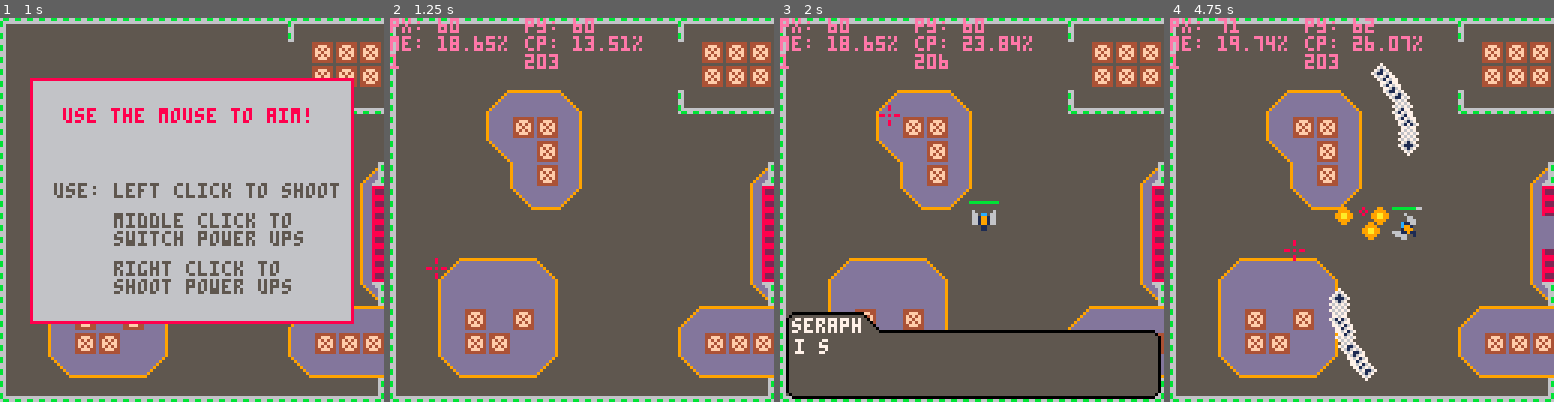
Above: before the commit, frames 1-4 (left to right).
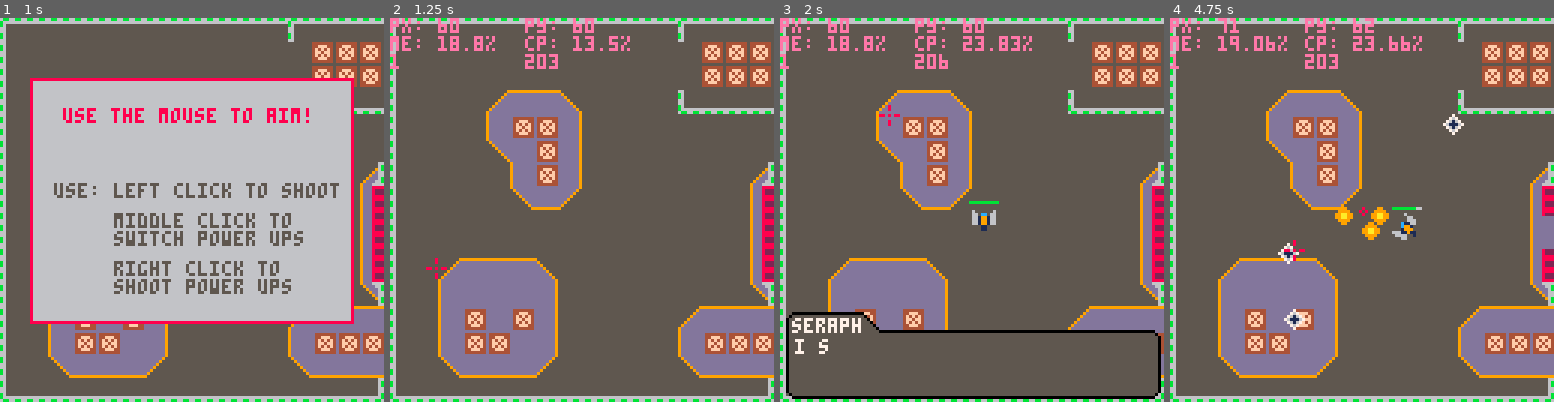
Above: after the commit, the same moments.

Repository: kbrewington/Negation
Game: PICO-8 cartridge negation.p8
The game is run twice, just before and just after one commit, with the same random seed, the same clock (stepped at 60 frames per second) and the same inputs.
Inputs (mouse positions are in pixels of both pictures, inside the frame that each line leads up to):
- Up to frame 1 (1 s): tap X (X key) at 0.33 s; click (280, 121) at 0.67 s; tap O (Z key) at 0.7 s
- Up to frame 2 (1.25 s): tap X (X key) at 1.07 s; click (436, 267) at 1.22 s
- Up to frame 3 (2 s): hold Right from 1.6 s (still down); tap O (Z key) at 1.7 s; click (887, 114) at 1.77 s; tap X (X key) at 1.85 s
- Up to frame 4 (4.75 s): release Right at 2.1 s; tap O (Z key) every 0.4 s from 2.1 to 4.5 s; hold Up 2.15-2.42 s; click (1342, 259) at 2.32 s; hold Right 2.47-3.03 s; click (1404, 106) at 2.87 s; tap X (X key) at 2.97, 4.08 s; hold Left 3.08-3.58 s; click (1465, 256) at 3.42 s; hold Down 3.63-3.97 s; click (1231, 102) at 3.97 s; hold Right 4.02-4.68 s; click (1292, 248) at 4.52 s; hold Up from 4.73 s (still down)

Frame 1 is identical in both runs. In frame 2, 0.2% of the frame differs, in the area x 22-66%, y 4-9%; in frame 3, 0.1%; in frame 4, 2.7%, in the area x 21-77%, y 4-95%.

Commit message:
edited boss 3 and 4

Diff:
--- a/negation.p8
+++ b/negation.p8
@@ -360,7 +360,7 @@
   return e
 end
 
-function bullet(startx, starty, angle, sprite, friendly, shotgun)
+function bullet(startx, starty, angle, sprite, friendly, shotgun, sine)
   local b = {}
   b.x, b.y, b.angle, b.sprite, b.friendly, b.duration = startx, starty, angle, sprite, friendly, 15
   b.shotgun, b.speed, b.acceleration, b.current_step, b.max_anim_steps, b.rocket, b.size = (shotgun or false), 2, 0, 0, 5, false, 8
@@ -370,8 +370,10 @@
   b.move = function()
      if (b.sprite == 48) b.acceleration += 0.5
      if (b.shotgun) b.duration -= 1
+     if (sine) b.speed = .5
+     b.y = b.y - (b.speed+b.acceleration) * cos(b.angle / 360)
+     if (sine) b.x -= sin(time()*5)*5*sin(b.x*.5*3.14); return
      b.x = b.x - (b.speed+b.acceleration) * sin(b.angle / 360)
-     b.y = b.y - (b.speed+b.acceleration) * cos(b.angle / 360)
    end
 
   return b
@@ -379,7 +381,7 @@
 
 function boss(startx, starty, sprite, lvl, hp)
   local b = {}
-  b.x, b.y, b.speed, b.angle, b.level, b.shot_last, b.shot_ang, b.sprite = startx, starty, .01, 0, lvl, nil, 0, sprite
+  b.x, b.y, b.speed, b.angle, b.level, b.shot_last, b.shot_ang, b.sprite, b.idx, b.b_count = startx, starty, .01, 0, lvl, nil, 0, sprite, 2, 0
   b.size, b.bullet_speed, b.fire_rate, b.destroyed_step, b.destroy_anim_length, b.health, b.full_health = 16, 2, 7, 0, 30, (hp or 50), (hp or 50)
   b.destroy_sequence = {135, 136, 135}
   b.circs = {}
@@ -418,15 +420,15 @@
               line((b.x-8*sin(p_ang/360)+8),(b.y-8*cos(p_ang/360)+8),((b.x+8)-(30*sin(p_ang/360))),((b.y+8)-(30*cos(p_ang/360))),10)
               if (distance(player, b) <= 30+8) shoot(b.x, b.y, p_ang, 141, false, true)
             else
-              b.angle = (b.angle+2)%360
+              b.angle = (b.angle+6)%360
+              b.fire_rate = 5
+              b.b_count += 1
               b.x = 60
               b.y = 60
               for i=1,360,180 do
-                shoot(b.x, b.y, i+b.angle, 141, false, true)
-                -- for j=1,120,15 do
-                --   if (b.angle%b.fire_rate == 0) shoot(b.x, b.y, i+j+b.angle, 141, false, true)
-                -- end
+                if (b.b_count%b.fire_rate == 0) shoot(b.x, b.y, i+b.angle+(time()*2), 141, false, true)
               end
+              if (b.b_count%(b.fire_rate+15)==0) for i=0,360,180 do shoot(b.x, b.y, i, 76, false, true, false, true) end
             end
            elseif b.level == 4 then
              if abs(time()*10)%2 == 0 then
@@ -447,6 +449,8 @@
                  end
                end
              end
+             local locs = {0,100,100,0}
+             if (timers["bossstart"]%20 == 0) b.x, b.y = 10+locs[b.idx%#locs+1], 10+locs[(b.idx-1)%#locs+1]; b.idx+=1; timers["bossstart"]=100
            elseif b.level == 6 then
              b.x = b.x + .01*((b.x > 8 and b.x < 112) and sin(p_ang/360) or 0)
              b.y = b.y + .01*((b.y > 8 and b.y < 112) and cos(p_ang/360) or 0)
@@ -462,12 +466,6 @@
                end
              end
              if (timers["bossstart"] == 0) timers["bossstart"] = 13
-             if (b.health/50) == 33/50 then
-               b.health -= 1
-               for i=1,3 do
-                 add(boss_table, boss(b.x+rnd(10), b.y+rnd(10), b.sprite, 6))
-               end
-             end
            elseif b.level == 10 then
              b.x = player.x+50*sin(p_ang/360)
              b.y = player.y+50*cos(p_ang/360)
@@ -959,7 +957,7 @@
 
 
 --================================ functions =================================--
-function shoot(x, y, a, spr, friendly, boss, shotgun)
+function shoot(x, y, a, spr, friendly, boss, shotgun, sine)
   if (boss) sfx(2)
   if friendly then
     local offx, offy = (player.x + 5), (player.y + 5)
@@ -970,7 +968,7 @@
     end
   elseif boss then
     -- if (spr == 2) for i=0xffff,1,2 do add(enemy_bullets, bullet((x-sin(a/360)),(y-cos(a/360)),a,spr,friendly)) end; return
-    add(enemy_bullets, bullet(((x + 5) - 16*sin(a / 360)), ((y + 5) - 16*cos(a / 360)), a, spr, friendly))
+    add(enemy_bullets, bullet(((x + 5) - 16*sin(a / 360)), ((y + 5) - 16*cos(a / 360)), a, spr, friendly, shotgun, sine))
   else
     add(enemy_bullets, bullet((x - 8*sin(a / 360)), (y - 8*cos(a / 360)), a, spr, friendly))
   end
@@ -1443,14 +1441,14 @@
 008668000966659000000000000000000000000000000000000000000000000000000000677771222217777d6555555555555551000036666000000003333333
 088668800095590000000000000000000000000000000000000000000000000000000000677777122177777d6555555555555551000036666000000006666666
 0000000000099000000000000000000000000000000000000000000000000000000000007dddddd11dddddddd11111111111111d00003666d100000006666666
-00000000000000000000000000000000000000000000000000000000000000000000000000000000000000000000000000000000000000000000000000000000
-00000000000000000000000000000000000000000000000000000000000000000000000000000000000000000000000000000000000000000000000000000000
-00000000000000000000000000000000000000000000000000000000000000000000000000000000000000000000000000000000000000000000000000000000
-00000aaaaaa00000000000aaaa000000000000aaa0000000000000aaaa00000000000aaaaaa00000000000000000000000000000000000000000000000000000
-0000a999999a000000000a9999a00000000000a9a000000000000a9999a000000000a999999a0000000000000000000000000000000000000000000000000000
-000a9979a999a0000000a9979a9a0000000000a9a00000000000a999999a0000000a99999999a000000000000000000000000000000000000000000000000000
-000a979aaa99a0000000a979aa9a0000000000a9a00000000000a999999a0000000a99999999a000000000000000000000000000000000000000000000000000
-000a979a9999a0000000a979a99a0000000000a9a00000000000a999999a0000000a99999999a000000000000000000000000000000000000000000000000000
+00000000000000000000000000000000000000000000000000000000000000000000000000000000000000000000000000888800000000000000000000000000
+00000000000000000000000000000000000000000000000000000000000000000000000000000000000000000000000008222280000000000000000000000000
+00000000000000000000000000000000000000000000000000000000000000000000000000000000000000000000000082288228000000000000000000000000
+00000aaaaaa00000000000aaaa000000000000aaa0000000000000aaaa00000000000aaaaaa00000000000000000000082822828000000000000000000000000
+0000a999999a000000000a9999a00000000000a9a000000000000a9999a000000000a999999a0000000000000000000082822828000000000000000000000000
+000a9979a999a0000000a9979a9a0000000000a9a00000000000a999999a0000000a99999999a000000000000000000082288228000000000000000000000000
+000a979aaa99a0000000a979aa9a0000000000a9a00000000000a999999a0000000a99999999a000000000000000000008222280000000000000000000000000
+000a979a9999a0000000a979a99a0000000000a9a00000000000a999999a0000000a99999999a000000000000000000000888800000000000000000000000000
 000a979aaa99a0000000a979aa9a0000000000a9a00000000000a999999a0000000a99999999a000000000000000000000000000000000000000000000000000
 000a99999a99a0000000a9799a9a0000000000a9a00000000000a999999a0000000a99999999a000000000000000000000000000000000000000000000000000
 000a999aaa99a0000000a999aa9a0000000000a9a00000000000a999999a0000000a99999999a000000000000000000000000000000000000000000000000000
@@ -1563,8 +1561,8 @@
 00000000000000000000000000000000000000000000000000000000000000000000000000000000000000000000000000000000000000005c5c5c5c5c5c5c5c00000000000000000000000000000000000000000000000000000000000000000000000000000000000000000000000000000000000000000000000000000000
 0000000000000000000000000000000000000000000000000000000000000000000000000000000000000000000000000000000000000000000000005c5c5c0000000000000000000000000000000000000000000000000000000000000000000000000000000000000000000000000000000000000000000000000000000000
 0000000000000000000000000000000000000000000000000000000000000000000000000000000000000000000000000000000000000000000000000000000000000000000000000000000000000000000000000000000000000000000000000000000000000000000000000000000000000000000000000000000000000000
-0000000000000000000000000000000000000000000000000000000000000000000000000000000000000000000000000000000000000000000000000000000000000000000000000000000000000000000000000000000000000000000000000000000000000000000000000000000000000000000000000000000000000000
-0000000000000000000000000000000000000000000000000000000000000000000000000000000000000000000000000000000000000000000000000000000000000000000000000000000000000000000000000000000000000000000000000000000000000000000000000000000000000000000000000000000000000000
+0000004a4b000000000000000000000000000000000000000000000000000000000000000000000000000000000000000000000000000000000000000000000000000000000000000000000000000000000000000000000000000000000000000000000000000000000000000000000000000000000000000000000000000000
+0000005a5b000000000000000000000000000000000000000000000000000000000000000000000000000000000000000000000000000000000000000000000000000000000000000000000000000000000000000000000000000000000000000000000000000000000000000000000000000000000000000000000000000000
 0000000000000000000000000000000000000000000000000000000000000000000000000000000000000000000000000000000000000000000000000000000000000000000000000000000000000000000000000000000000000000000000000000000000000000000000000000000000000000000000000000000000000000
 0000000000000000000000000000000000000000000000000000000000000000000000000000000000000000000000000000000000000000000000000000000000000000000000000000000000000000000000000000000000000000000000000000000000000000000000000000000000000000000000000000000000000000
 0000000000000000000000000000000000000000000000000000000000000000000000000000000000000000000000000000000000000000000000000000000000000000000000000000000000000000000000000000000000000000000000000000000000000000000000000000000000000000000000000000000000000000
